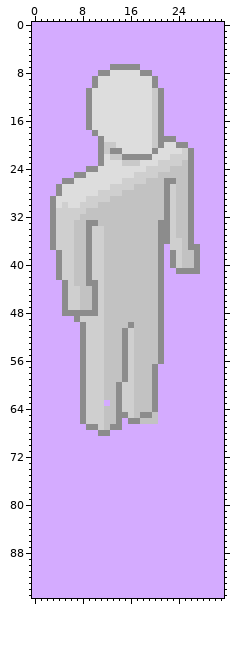
Two states of a pixel-art file, core/assets/player/person.ase. Above, as it was before the edit.
32x96 pixels, 1 frame.
And afterwards:
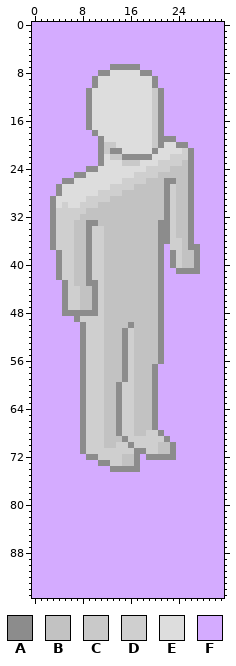
Palette (. is transparent): A #8c8c8c  B #c2c2c2  C #c9c9c9  D #cfcfcf  E #dddddd  F #d4abff
Difference:
layer "Feet" added
Layers "Legs", "Feet":
y 63: x 12 F -> B
y 65: x 15 A -> D; x 18..20 AAB -> BBA
y 66: x 15..17 FAA -> DDB; x 20 B -> A
y 67: x 8..10 FAA -> ADD; x 13 A -> B; x 15..20 FFFFFF -> DDBBBA
y 68: x 8..21 FFFAAFFFFFFFFF -> ADDDBBADDBBDDA
y 69: x 8..22 FFFFFFFFFFFFFFF -> ADDDBBBADDDDDDA
y 70: x 8..23 FFFFFFFFFFFFFFFF -> ADDDBBDDADDDDBBA
y 71: x 8..23 FFFFFFFFFFFFFFFF -> ADDDDDDDDAADDBBA
y 72: x 9..17 FFFFFFFFF -> AADDDDBBA; x 19..23 FFFFF -> AAAAA
y 73: x 11..17 FFFFFFF -> AADDBBA
y 74: x 13..17 FFFFF -> AAAAA
Where, in picture pixels (left, top, right, bottom), the same in both pictures:
changed: (80, 400, 176, 472)
